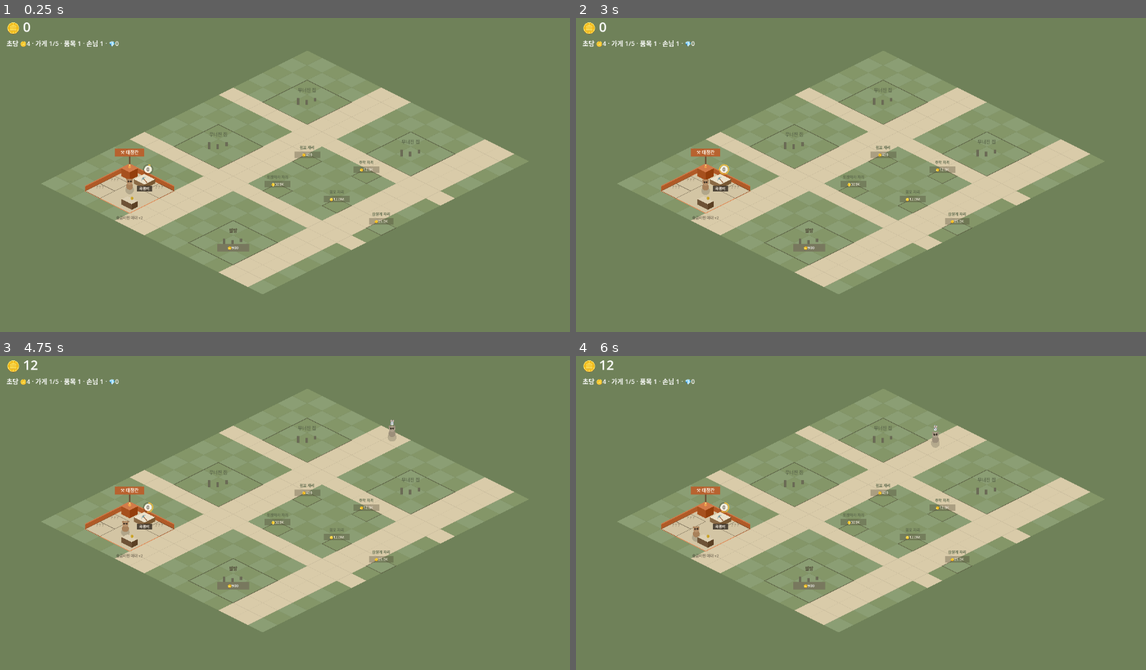
Above: before the commit, frames 1-4 (two rows, left to right).
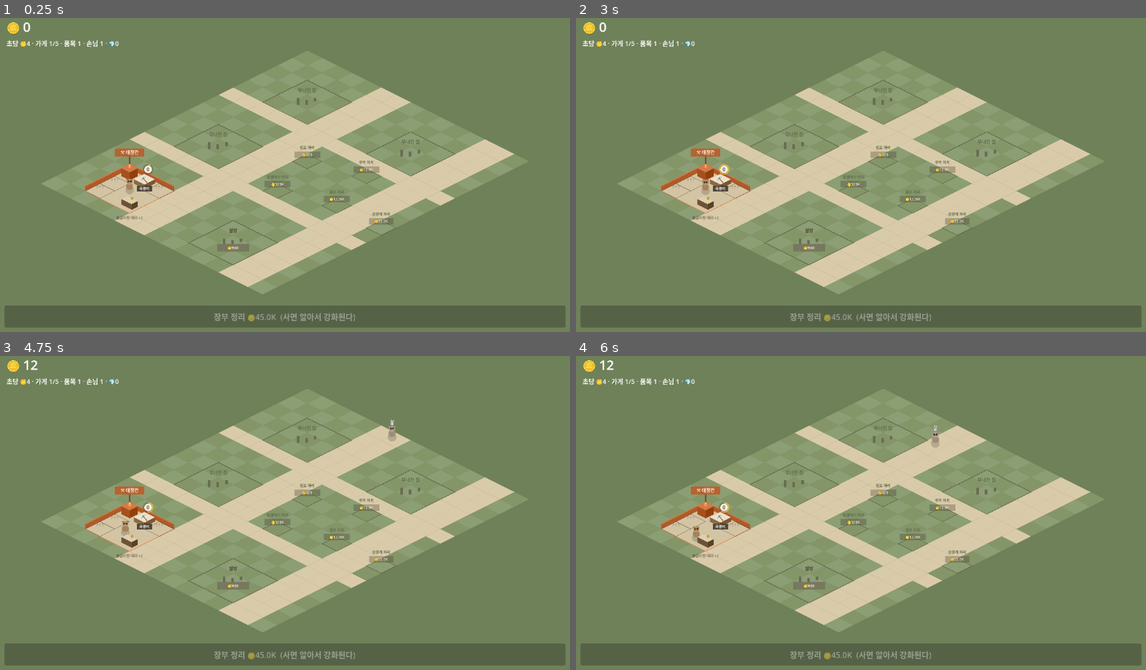
Above: after the commit, the same moments.

Repository: nonexpertchassi-creator/raccoon-hollow
Game: Godot game, scene res://main.tscn
Same seed, same stepped clock (60 frames per second), same inputs: the game is played once before the commit and once after it.
Inputs (mouse positions are in pixels of both pictures, inside the frame that each line leads up to):
- Up to frame 1 (0.25 s): no input
- Up to frame 2 (3 s): tap Enter at 0.5, 2 s; move the mouse to (986, 156) at 0.52 s; click (986, 156) at 0.67 s; tap Space at 1.25, 2.75 s; drag from (747, 187) to (832, 237) at 1.27 s; move the mouse to (918, 102) at 2.02 s; click (918, 102) at 2.17 s; drag from (832, 237) to (690, 124) at 2.77 s
- Up to frame 3 (4.75 s): tap Enter at 3.5 s; move the mouse to (456, 560) at 3.52 s; click (456, 560) at 3.67 s; tap Space at 4.25 s; drag from (114, 462) to (199, 431) at 4.27 s
- Up to frame 4 (6 s): move the mouse to (889, 509) at 5.02 s; click (889, 509) at 5.17 s; drag from (775, 431) to (747, 525) at 5.77 s

The runs differ from the first frame. In frame 1, 6.6% of the frame differs, in the area x 0-100%, y 91-99%; in frame 2, 6.6%; in frame 3, 6.6%; in frame 4, 6.6%.

Commit message:
누르기를 넣었다 — 이제 손으로 논다
가상 플레이어를 게임에서 뺐다. 매대를 눌러 강화, 현판을 눌러 가게 창,
무너진 집을 눌러 되살리기, 작은 건물 세우기와 장 열기, 삽살개 들이기,
나쁜 놈 잡기.

끌기와 누르기를 갈랐다(8px). 안 그러면 둘러보려고 끌 때마다 손가락 뗀
자리가 눌린다.

나쁜 놈은 깊이 순서를 무시하고 맨 앞에 그린다 — 지붕 뒤에 숨으면 누를 수가
없다. 까마귀는 카메라 한가운데를 기준으로 가로지른다.

누르기 시험을 만들어 crosscheck에 넣었다. 매대를 눌렀는데 옆 매대가 오르는
종류의 고장은 그림으로 안 보인다. 첫 실패는 고장이 아니라 시험이 틀린
것이었다 — 3×3 마당은 가운데가 매대 판정 안에 들어간다.

창을 만들며 걸린 것: 배경을 안 깔면 지도가 글자 사이로 비친다.
줄바꿈을 기본으로 켜면 가로줄에서 제목이 세로로 쪼개진다.

Co-Authored-By: Claude Opus 5 <noreply@anthropic.com>
Claude-Session: https://claude.ai/code/session_01AatneEQRqivVCuWmQM7wB2

Diff:
--- a/godot/main.gd
+++ b/godot/main.gd
@@ -12,6 +12,13 @@
 var _sub: Label
 var _log: Label
 var _acc: float = 0.0
+var panel: ShopPanel
+var _autobtn: Button
+
+## 끌기와 누르기를 가른다. 이걸 안 하면 마을을 둘러보려고 끌 때마다
+## 손가락을 뗀 자리가 눌려서 엉뚱한 게 강화된다.
+var _press_at: Vector2 = Vector2.ZERO
+var _dragged: bool = false
 
 func _ready() -> void:
 	RenderingServer.set_default_clear_color(Color("6f8159"))
@@ -46,6 +53,20 @@
 	_log = Label.new()
 	_log.autowrap_mode = TextServer.AUTOWRAP_WORD_SMART
 	box.add_child(_log)
+	# 아래 단추 줄 — 지도에서 못 누르는 것들
+	var bar := HBoxContainer.new()
+	bar.set_anchors_preset(Control.PRESET_BOTTOM_WIDE)
+	bar.offset_left = 12; bar.offset_right = -12; bar.offset_top = -56; bar.offset_bottom = -12
+	layer.add_child(bar)
+	_autobtn = Button.new()
+	_autobtn.size_flags_horizontal = Control.SIZE_EXPAND_FILL
+	_autobtn.pressed.connect(func(): sim.buy_auto())
+	bar.add_child(_autobtn)
+
+	panel = ShopPanel.new()
+	panel.sim = sim
+	layer.add_child(panel)
+
 	_paint()
 
 func _process(delta: float) -> void:
@@ -54,7 +75,7 @@
 		village.on_sale(s)
 	for d in r.done:
 		village.on_sale(d)
-	RunSim.act(sim, rng)          # 눌러줄 손이 아직 없어서 가상 플레이어가 대신 누른다
+	village.cam_center = cam.position
 	_acc += delta
 	if _acc < 0.12:
 		return
@@ -67,17 +88,101 @@
 	_sub.text = "초당 🪙%s · 가게 %d/%d · 품목 %d · 손님 %d · 💎%d" % [
 		Num.fmt(sim.income_per_sec()), sim.shops.size(), Content.SHOPS.size(),
 		sim.items.size(), sim.guests.size(), int(sim.gems)]
+	_autobtn.visible = not sim.auto
+	if not sim.auto:
+		_autobtn.text = "장부 정리 🪙" + Num.fmt(Content.AUTO_COST) + "  (사면 알아서 강화된다)"
+		_autobtn.disabled = sim.money < Content.AUTO_COST
 	var lines: Array[String] = []
 	for i in range(min(3, sim.events.size())):
 		lines.append("· " + String(sim.events[i].msg))
 	_log.text = "\n".join(lines)
 
-## 화면을 끌어서 마을을 둘러본다. 마을 밖으로는 못 나간다 —
-## 끝없는 초록 벌판이 나오면 길을 잃는다.
+## 화면을 끌어서 마을을 둘러보고, 눌러서 논다.
+## 마을 밖으로는 못 나간다 — 끝없는 초록 벌판이 나오면 길을 잃는다.
 func _unhandled_input(e: InputEvent) -> void:
-	if e is InputEventMouseMotion and (e as InputEventMouseMotion).button_mask & MOUSE_BUTTON_MASK_LEFT:
-		cam.position -= (e as InputEventMouseMotion).relative / cam.zoom.x
+	if e is InputEventMouseButton and (e as InputEventMouseButton).button_index == MOUSE_BUTTON_LEFT:
+		var mb := e as InputEventMouseButton
+		if mb.pressed:
+			_press_at = mb.position
+			_dragged = false
+		elif not _dragged:
+			_tap(_to_world(mb.position))
+	elif e is InputEventMouseMotion and (e as InputEventMouseMotion).button_mask & MOUSE_BUTTON_MASK_LEFT:
+		var mm := e as InputEventMouseMotion
+		if mm.position.distance_to(_press_at) > 8.0:
+			_dragged = true                    # 8px 넘게 움직였으면 끈 것이다
+		cam.position -= mm.relative / cam.zoom.x
 		_clamp_cam()
+
+func _to_world(screen: Vector2) -> Vector2:
+	return cam.position + (screen - get_viewport_rect().size * 0.5) / cam.zoom.x
+
+## 누른 자리에 무엇이 있나. 급한 것부터 본다.
+func _tap(p: Vector2) -> void:
+	# 1) 나쁜 놈 — 제일 급하다. 몇 초 안에 사라진다.
+	var th: Dictionary = village.pest_at(cam.position)
+	if not th.is_empty() and p.distance_to(th.pos + Vector2(0, -6)) < th.r + 8.0:
+		if sim.catch_pest(rng) != null:
+			return
+
+	# 2) 삽살개 자리
+	var dp: Vector2 = Iso.w(Iso.DOG_T.x + 1, Iso.DOG_T.y + 1)
+	if not sim.guard and absf(p.x - dp.x) < 60.0 and p.y > dp.y - 80.0 and p.y < dp.y + 26.0:
+		sim.buy_guard()
+		return
+
+	# 3) 작은 건물 — 세우거나, 북적일 때 눌러 장을 연다
+	for i in range(Iso.SMALL_T.size()):
+		var sp: Vector2 = Iso.w(Iso.SMALL_T[i].x + 1, Iso.SMALL_T[i].y + 1)
+		if absf(p.x - sp.x) < 62.0 and p.y > sp.y - 92.0 and p.y < sp.y + 24.0:
+			if not sim.smalls.has(i):
+				sim.build_small(i)
+			else:
+				sim.tap_small(i)
+			return
+
+	# 4) 가게 — 매대는 그 자리에서 강화, 나머지는 창
+	for i in range(Content.SHOPS.size()):
+		var shop: Dictionary = Content.SHOPS[i]
+		var o: Vector2i = Iso.org(sim, i)
+		var open: bool = sim.shops.has(String(shop.id))
+		if open:
+			# 이웃 칸은 화면에서 48px밖에 안 떨어진다. '먼저 맞은 것'을 고르면
+			# 뒤 매대가 앞 매대의 몫을 삼킨다 — **제일 가까운 매대**를 고른다.
+			var best: int = -1
+			var best_d: float = INF
+			var y: Dictionary = Iso.yard(Iso.YARD_KIND[i], Iso.plot_dim(sim, i))
+			var cap: int = min(sim.stall_cap(String(shop.id)), shop.items.size())
+			for k in range(cap):
+				var sp2: Vector2i = y.stalls[k]
+				var q: Vector2 = Iso.w(o.x + sp2.x + 0.5, o.y + sp2.y + 0.5)
+				if absf(p.x - q.x) > 52.0 or p.y < q.y - 64.0 or p.y > q.y + 28.0:
+					continue
+				var d: float = Vector2(p.x - q.x, (p.y - (q.y - 18.0)) * 1.4).length()
+				if d < best_d:
+					best_d = d
+					best = k
+			if best >= 0:
+				var it: Dictionary = shop.items[best]
+				if not sim.is_open(it.id):
+					sim.open_item(it.id)
+				else:
+					# 매대를 누르면 그 품목을 살 수 있는 만큼 강화한다
+					sim.level_up_many(it.id, sim.affordable_levels(it.id))
+				return
+		# 마당 나머지(현판 포함) — 가게 창을 연다
+		var n: int = Iso.plot_dim(sim, i) if open else 3
+		var M: Vector2 = Iso.w(o.x + n * 0.5, o.y + n * 0.5)
+		var in_plot: bool = absf(p.x - M.x) / (n * 50.0 + 4.0) + absf(p.y - M.y) / (n * 25.0 + 4.0) <= 1.0
+		var N: Vector2 = Iso.w(o.x, o.y)
+		var on_sign: bool = absf(p.x - N.x) < 90.0 and p.y > N.y - 72.0 and p.y < N.y - 40.0
+		if in_plot or on_sign:
+			if open:
+				panel.open_for(String(shop.id))
+			else:
+				sim.open_shop(String(shop.id))
+			return
+	panel.close()
 
 func _clamp_cam() -> void:
 	var lo := Vector2(INF, INF)
--- a/godot/tests/shot.gd
+++ b/godot/tests/shot.gd
@@ -21,6 +21,8 @@
 		RunSim.act(s, rng)
 		main.village._advance(0.25)
 	main._paint()
+	if OS.has_environment("SHOT_PANEL"):
+		main.panel.open_for(OS.get_environment("SHOT_PANEL"))
 
 func _process(_delta: float) -> void:
 	if _done:
--- /dev/null
+++ b/godot/tests/taptest.gd
@@ -0,0 +1,98 @@
+extends Node
+## 누르기가 실제로 먹는지 확인한다.
+##
+## 눈으로 보면 "눌리는 것 같다"까지밖에 못 간다. 좌표를 계산해 두드려 보고
+## sim이 실제로 변했는지를 본다 — 매대를 눌렀는데 옆 매대가 오르거나,
+## 끌었는데 눌린 걸로 처리되는 종류의 고장은 그림으로는 안 보인다.
+var _done := false
+
+func _process(_d: float) -> void:
+	if _done:
+		return
+	_done = true
+	var main: Node = $Main
+	var s: Sim = main.sim
+	var rng: Rng = main.rng
+	var fails: Array[String] = []
+
+	# 돈을 넉넉히 주고 시작한다 — 여기서 보는 건 경제가 아니라 좌표다
+	s.money = 1.0e12
+	for i in range(60 * 4):
+		s.tick(0.25, rng)
+
+	# 1) 매대를 누르면 **그 품목**이 오른다
+	var y: Dictionary = Iso.yard(Iso.YARD_KIND[0], Iso.plot_dim(s, 0))
+	var o: Vector2i = Iso.org(s, 0)
+	for k in range(min(s.stall_cap("smith"), Content.SHOPS[0].items.size())):
+		var it: Dictionary = Content.SHOPS[0].items[k]
+		if not s.is_open(it.id):
+			continue
+		var before: float = s.lv(it.id)
+		var sp: Vector2i = y.stalls[k]
+		main._tap(Iso.w(o.x + sp.x + 0.5, o.y + sp.y + 0.5) + Vector2(0, -18))
+		if s.lv(it.id) <= before:
+			fails.append("매대 %d(%s)를 눌렀는데 레벨이 안 올랐다" % [k, it.name])
+		# 옆 매대가 같이 오르면 안 된다
+		for k2 in range(min(s.stall_cap("smith"), Content.SHOPS[0].items.size())):
+			if k2 == k:
+				continue
+			var it2: Dictionary = Content.SHOPS[0].items[k2]
+			if s.is_open(it2.id) and s.lv(it2.id) != _snap.get(it2.id, s.lv(it2.id)):
+				fails.append("매대 %d를 눌렀는데 %s도 같이 올랐다" % [k, it2.name])
+		_snap[it.id] = s.lv(it.id)
+
+	# 2) 현판을 누르면 창이 열린다.
+	#
+	#    ★ 처음엔 '마당 한가운데'로 시험했다가 실패했는데, 고장이 아니라
+	#      **시험이 틀린 것**이었다. 3×3 마당은 가운데가 매대 판정 안에
+	#      들어간다(이웃 칸이 화면에서 48px밖에 안 떨어진다). 매대가 먼저인
+	#      것은 일부러 그렇게 만든 것이다 — 강화를 지도에서 바로 하려고.
+	#      마당으로 들어가는 정식 통로는 현판과 앞 꼭짓점이다.
+	var N: Vector2 = Iso.w(o.x, o.y)
+	main._tap(N + Vector2(0, -56))
+	if not main.panel.visible or main.panel.shop_id != "smith":
+		fails.append("현판을 눌렀는데 가게 창이 안 열렸다")
+	main.panel.close()
+
+	# 2-2) 마당 앞 꼭짓점(계산대 쪽)도 통로다
+	var n: int = Iso.plot_dim(s, 0)
+	main._tap(Iso.w(o.x + n - 0.5, o.y + n - 0.5))
+	if not main.panel.visible:
+		fails.append("마당 앞쪽을 눌렀는데 가게 창이 안 열렸다")
+	main.panel.close()
+
+	# 3) 작은 건물 자리를 누르면 세워진다
+	var before_small: int = s.smalls.size()
+	main._tap(Iso.w(Iso.SMALL_T[0].x + 1, Iso.SMALL_T[0].y + 1) + Vector2(0, -20))
+	if s.smalls.size() != before_small + 1:
+		fails.append("작은 건물 자리를 눌렀는데 안 세워졌다")
+
+	# 4) 삽살개 자리
+	main._tap(Iso.w(Iso.DOG_T.x + 1, Iso.DOG_T.y + 1) + Vector2(0, -20))
+	if not s.guard:
+		fails.append("삽살개 자리를 눌렀는데 안 들어왔다")
+
+	# 5) 나쁜 놈 — 억지로 하나 세워 놓고 눌러 본다
+	s.pest = {"kind": "rat", "itemId": "pick", "qty": 3.0, "left": 5.0, "life": 5.0, "what": "시험"}
+	var th: Dictionary = main.village.pest_at(main.cam.position)
+	if th.is_empty():
+		fails.append("나쁜 놈이 나와 있는데 자리를 못 찾는다")
+	else:
+		main._tap(th.pos + Vector2(0, -6))
+		if s.pest != null:
+			fails.append("나쁜 놈을 눌렀는데 안 잡혔다")
+
+	# 6) 아무것도 없는 풀밭 — 아무 일도 없어야 한다
+	var money_before: float = s.money
+	main._tap(Iso.w(0.5, 0.5))
+	if s.money != money_before:
+		fails.append("빈 풀밭을 눌렀는데 돈이 움직였다")
+
+	if fails.is_empty():
+		print("TAPTEST OK")
+	else:
+		for f in fails:
+			print("TAPTEST FAIL: " + f)
+	get_tree().quit(0 if fails.is_empty() else 1)
+
+var _snap: Dictionary = {}
--- /dev/null
+++ b/godot/tests/taptest.tscn
@@ -0,0 +1,9 @@
+[gd_scene load_steps=3 format=3 uid="uid://bnogurtap01"]
+
+[ext_resource type="PackedScene" path="res://main.tscn" id="1_main"]
+[ext_resource type="Script" path="res://tests/taptest.gd" id="2_tap"]
+
+[node name="TapTest" type="Node"]
+script = ExtResource("2_tap")
+
+[node name="Main" parent="." instance=ExtResource("1_main")]
--- /dev/null
+++ b/godot/view/panel.gd
@@ -0,0 +1,151 @@
+extends PanelContainer
+class_name ShopPanel
+## 아래에서 올라오는 창. 가게를 누르면 여기서 강화·칸 열기·직원·승급을 한다.
+##
+## 지도에서 바로 되는 일(매대 눌러 강화)은 여기 없어도 된다. 이 창은
+## **지도에서 못 하는 것**만 맡는다 — 자세한 숫자와 승급.
+
+var sim: Sim
+var shop_id: String = ""
+var _box: VBoxContainer
+var _acc: float = 0.0
+
+func _ready() -> void:
+	visible = false
+	set_anchors_preset(Control.PRESET_BOTTOM_WIDE)
+	offset_left = 0
+	offset_right = 0
+	offset_top = -540
+	# 배경을 안 깔면 지도가 글자 사이로 비쳐서 아무것도 못 읽는다
+	var bg := StyleBoxFlat.new()
+	bg.bg_color = Color("f3e9d2")
+	bg.border_color = Color("a8763e")
+	bg.border_width_top = 3
+	bg.corner_radius_top_left = 16
+	bg.corner_radius_top_right = 16
+	bg.content_margin_left = 14
+	bg.content_margin_right = 14
+	bg.content_margin_top = 12
+	bg.content_margin_bottom = 12
+	add_theme_stylebox_override("panel", bg)
+	var scroll := ScrollContainer.new()
+	scroll.custom_minimum_size = Vector2(0, 500)
+	scroll.horizontal_scroll_mode = ScrollContainer.SCROLL_MODE_DISABLED
+	add_child(scroll)
+	_box = VBoxContainer.new()
+	_box.size_flags_horizontal = Control.SIZE_EXPAND_FILL
+	_box.add_theme_constant_override("separation", 6)
+	scroll.add_child(_box)
+
+func open_for(id: String) -> void:
+	shop_id = id
+	visible = true
+	rebuild()
+
+func close() -> void:
+	visible = false
+	shop_id = ""
+
+func _process(delta: float) -> void:
+	if not visible:
+		return
+	# 돈이 오르면 눌릴 수 있게 된 단추가 생긴다 — 자주 다시 그린다
+	_acc += delta
+	if _acc < 0.3:
+		return
+	_acc = 0.0
+	rebuild()
+
+func _btn(text: String, enabled: bool, cb: Callable, expand: bool = true) -> Button:
+	var b := Button.new()
+	b.text = text
+	b.disabled = not enabled
+	if expand:
+		b.size_flags_horizontal = Control.SIZE_EXPAND_FILL
+	if enabled:
+		b.pressed.connect(cb)
+	return b
+
+## ★ autowrap은 기본으로 끈다.
+## 켜 놓고 가로줄(HBox)에 넣었더니 제목이 "대/장/간"으로 세로로 쪼개졌다 —
+## 옆 것이 자리를 다 먹으면 글자 폭까지 줄어드는데, 줄바꿈이 켜져 있으면
+## 그걸 "한 줄에 한 글자"로 받아들인다.
+func _label(text: String, size: int, col: Color = Color("2b241b"), wrap: bool = false) -> Label:
+	var l := Label.new()
+	l.text = text
+	l.add_theme_font_size_override("font_size", size)
+	l.add_theme_color_override("font_color", col)
+	if wrap:
+		l.autowrap_mode = TextServer.AUTOWRAP_WORD_SMART
+	return l
+
+func rebuild() -> void:
+	for c in _box.get_children():
+		c.queue_free()
+	if shop_id == "":
+		return
+	var shop: Dictionary = Sim.shop_by_id(shop_id)
+
+	var head := HBoxContainer.new()
+	var title := _label("%s %s" % [shop.sign, shop.name], 21)
+	title.size_flags_horizontal = Control.SIZE_EXPAND_FILL
+	head.add_child(title)
+	head.add_child(_btn("닫기", true, close, false))
+	_box.add_child(head)
+	_box.add_child(_label(String(shop.desc), 12, Color("5a4e3d")))
+
+	var cap: int = sim.stall_cap(shop_id)
+	for k in range(min(cap, shop.items.size())):
+		var it: Dictionary = shop.items[k]
+		var row := VBoxContainer.new()
+		if sim.is_open(it.id):
+			var at_max: bool = sim.at_max(it.id)
+			row.add_child(_label("%s   Lv.%d/%d   🪙%s   재고 %d/%d   %.1f초" % [
+				sim.item_name(it.id), int(sim.lv(it.id)), int(sim.max_lv(it.id)),
+				Num.fmt(sim.price(it.id)), int(sim.items[it.id].stock),
+				int(sim.cap_of(it.id)), sim.craft_time(it.id)], 14))
+			if at_max:
+				row.add_child(_label("더 올릴 수 없다 — 가게를 승급해야 한다", 12, Color("8a7a63")))
+			else:
+				var line := HBoxContainer.new()
+				var c1: float = sim.level_cost(it.id)
+				line.add_child(_btn("레벨업 🪙" + Num.fmt(c1), sim.money >= c1,
+					func(): sim.level_up_many(it.id, 1); rebuild()))
+				line.add_child(_btn("×10", sim.money >= sim.level_cost_many(it.id, 10),
+					func(): sim.level_up_many(it.id, 10); rebuild()))
+				line.add_child(_btn("최대", sim.affordable_levels(it.id) > 0,
+					func(): sim.level_up_many(it.id, sim.affordable_levels(it.id)); rebuild()))
+				row.add_child(line)
+		elif sim.asked.has(it.id):
+			row.add_child(_label("%s — 손님이 찾던 물건" % it.name, 14))
+			row.add_child(_btn("칸 열기 🪙" + Num.fmt(it.cost), sim.can_open_item(it.id),
+				func(): sim.open_item(it.id); rebuild()))
+		else:
+			row.add_child(_label("? ? ?   아직 아무도 찾지 않았다", 13, Color("8a7a63")))
+		_box.add_child(row)
+
+	if shop.items.size() > cap:
+		_box.add_child(_label("승급하면 매대 %d칸이 더 생긴다" % (shop.items.size() - cap), 12, Color("8a7a63")))
+
+	# 직원
+	var smax: float = sim.staff_max(shop_id)
+	if sim.staff_of(shop_id) < smax:
+		var sc: float = sim.staff_cost(shop_id)
+		_box.add_child(_label("일손  점장 1 + 직원 %d/%d · 계산 중에도 생산이 안 멈춘다" % [
+			int(sim.staff_of(shop_id)), int(smax)], 13))
+		_box.add_child(_btn("직원 들이기 🪙" + Num.fmt(sc), sim.can_hire_staff(shop_id),
+			func(): sim.hire_staff(shop_id); rebuild()))
+
+	# 승급 — 못 하는 이유가 보여야 목표가 된다
+	var r: Variant = sim.promote_reqs(shop_id)
+	if r == null:
+		_box.add_child(_label("%s 등급 — 더 오를 곳이 없다" % shop.ranks[sim.rank_of(shop_id)], 13, Color("a8763e")))
+	else:
+		var ok: bool = sim.can_promote(shop_id)
+		_box.add_child(_label("%s → %s 등급으로 승급" % [
+			shop.ranks[sim.rank_of(shop_id)], shop.ranks[r.rank]], 15, Color("a8763e")))
+		for x in r.list:
+			_box.add_child(_label(("✓ " if x.ok else "· ") + String(x.text), 12,
+				Color("4a7c59") if x.ok else Color("8a7a63")))
+		_box.add_child(_btn("승급하기 🪙" + Num.fmt(r.cost) if ok else "조건을 채워야 한다", ok,
+			func(): sim.promote(shop_id); rebuild()))
--- a/godot/view/village.gd
+++ b/godot/view/village.gd
@@ -23,6 +23,8 @@
 ## 걸어다니는 손님. sim이 "팔았다"고 알려오면 한 마리 생겨서 길로 들어온다.
 ## 화면은 늘 sim보다 조금 늦다 — 돈은 이미 들어왔지만 손님은 아직 걷고 있다.
 var walkers: Array = []
+## 카메라 한가운데(세계 좌표). 까마귀가 화면을 가로지르는 데 쓴다.
+var cam_center: Vector2 = Vector2.ZERO
 const WALK := 95.0          # 손님 걸음(세계 px/초)
 const BUY_TIME := 2.3       # 가게 앞에 서 있는 시간
 const ENTRY := Vector2i(6, 0)
@@ -413,6 +415,44 @@
 		var txt: String = "🪙%s" % Num.fmt(wk.gain)
 		_chip(wk.pos + Vector2(0, -78), 20.0 + txt.length() * 11.0, 21, Color(0.17, 0.14, 0.11, 0.82))
 		_text(wk.pos + Vector2(0, -63), txt, 12, Color("ffe9a8"))
+
+## 나쁜 놈이 지금 어디 있나. 없으면 빈 딕셔너리.
+##
+## 까마귀는 **카메라 한가운데를 기준으로** 가로지른다. 마을 어디를 보고 있든
+## 눈에 들어와야 누를 수 있기 때문이다 — 화면 밖에서 훔쳐 가면 장치를 넣은
+## 이유가 사라진다. 쥐는 반대로 **훔치는 가게 앞**에 나온다. 어느 가게가
+## 털리는지가 보여야 한다.
+func pest_at(cam_center: Vector2) -> Dictionary:
+	if sim == null or sim.pest == null:
+		return {}
+	var t: Dictionary = sim.pest
+	var p: float = 1.0 - max(0.0, t.left) / t.life
+	if t.kind == "crow":
+		var dir: float = 1.0 if int(t.get("amount", 0)) % 2 == 1 else -1.0
+		var u: float = p * 2.0 - 1.0
+		var e: float = 0.5 + 0.5 * (u * 0.3 + u * u * u * 0.7)
+		return {"kind": "crow", "face": "🐦‍⬛", "r": 30.0,
+			"pos": cam_center + Vector2(dir * (e - 0.5) * 760.0, -160.0 + sin(p * PI * 2.4) * 70.0)}
+	var idx: int = 0
+	for i in range(Content.SHOPS.size()):
+		for it in Content.SHOPS[i].items:
+			if it.id == t.get("itemId", ""):
+				idx = i
+	var f: Dictionary = Iso.foot(sim, idx)
+	var heart: Vector2 = Iso.w(Iso.GW * 0.5, Iso.GH * 0.5)
+	return {"kind": "rat", "face": "🐀", "r": 32.0,
+		"pos": f.stand + (heart - f.stand) * p * 0.5}
+
+func _pest(t: Dictionary) -> void:
+	var fly: bool = t.kind == "crow"
+	var bob: float = sin(_t * 11.0) * 5.0 if fly else absf(sin(_t * 16.0)) * 4.0
+	var at: Vector2 = t.pos + Vector2(0, -6 - bob)
+	draw_circle(at, t.r - 3.0, Color(1, 0.96, 0.91, 0.55))
+	# 남은 시간이 줄어드는 테두리 — 언제까지 누를 수 있는지가 보여야 한다
+	draw_arc(at, t.r, 0, TAU, 28, Color(0.64, 0.29, 0.23, 0.28), 4.0)
+	var left: float = clampf(sim.pest.left / sim.pest.life, 0.0, 1.0)
+	draw_arc(at, t.r, -PI / 2, -PI / 2 + TAU * left, 28, C.red, 4.0)
+	_text(at + Vector2(0, 9), t.face, 26, Color.WHITE)
 
 # ── 한 판 ──
 func _draw() -> void:
@@ -469,3 +509,7 @@
 	layer.sort_custom(func(a, b): return a.z < b.z if a.z != b.z else a.i < b.i)
 	for e in layer:
 		e.f.call()
+	# 나쁜 놈은 **늘 맨 앞**에 그린다. 지붕 뒤에 숨으면 누를 수가 없다.
+	var th: Dictionary = pest_at(cam_center)
+	if not th.is_empty():
+		_pest(th)
Not shown, added: godot/tests/taptest.gd.uid
Not shown, added: godot/view/panel.gd.uid
Not shown, changed: PLAN.md
Not shown, changed: tools/crosscheck.sh
